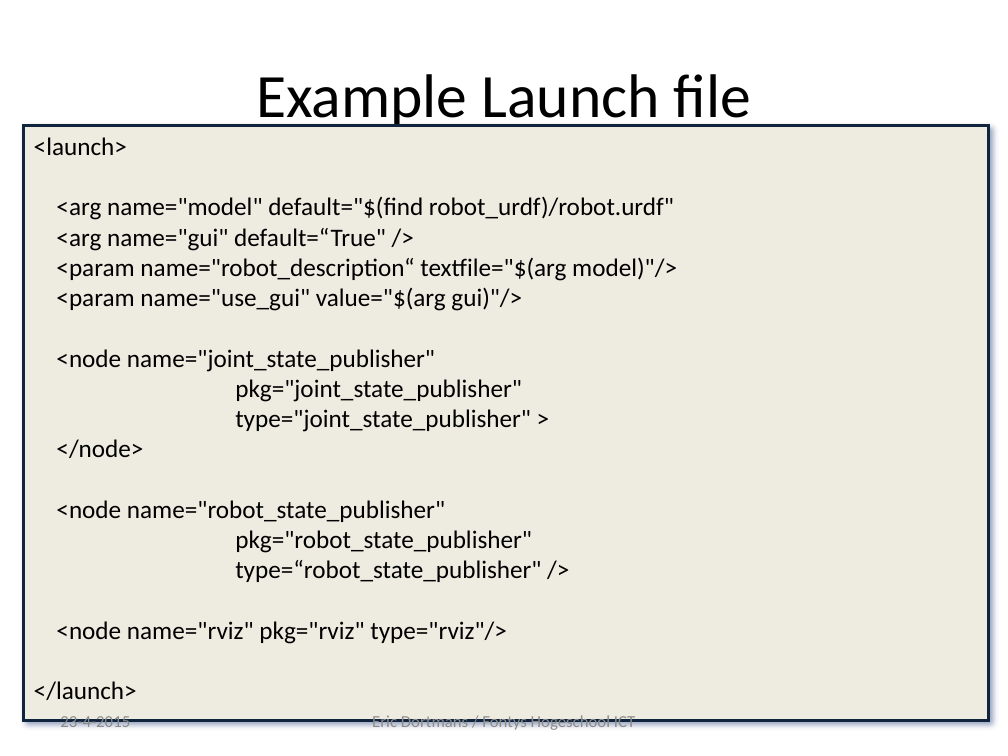
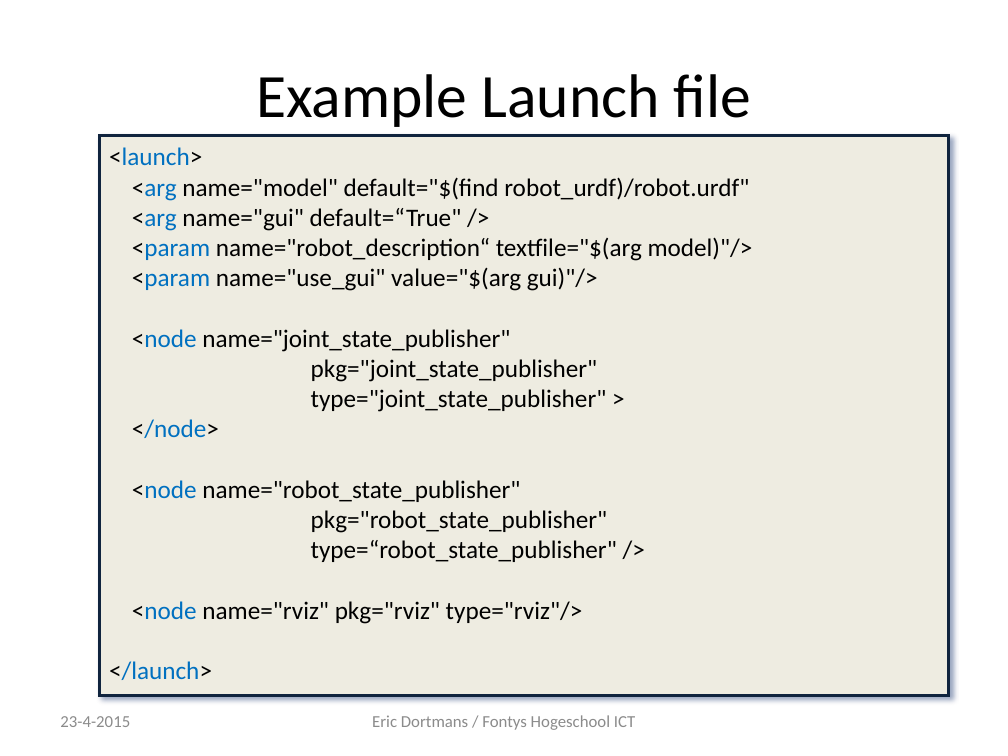
Before and after one commit to dortmans/ros_workshop, a slide deck: slide 40 of deel1.pptx. Drawn at 1008x756 pixels with LibreOffice and Linux fonts; fonts in the diff are those of the drawing. Boxes give left, top, right and bottom in pixels: in the first picture for what was removed or moved away, otherwise in the second. Text is boxed around its words. In the diff, an @@ line names an element or a change of style, - is before the commit and + after.

```diff
--- a/deel1.pptx
+++ b/deel1.pptx
@@ rectangle "<launch>": place and size @@
-rectangle "<launch>" at [24,125,989,720]
+rectangle "<launch>" at [99,136,949,696]
@@ text in rectangle at [109,147,753,680]: text colour #000000 to #0070C0 in "<launch>", "<arg", "<arg <param <param", "<node" and 4 more places @@
```
Also in this commit, not shown: 10 other slides changed, 1 slide added, 6 slides removed.
